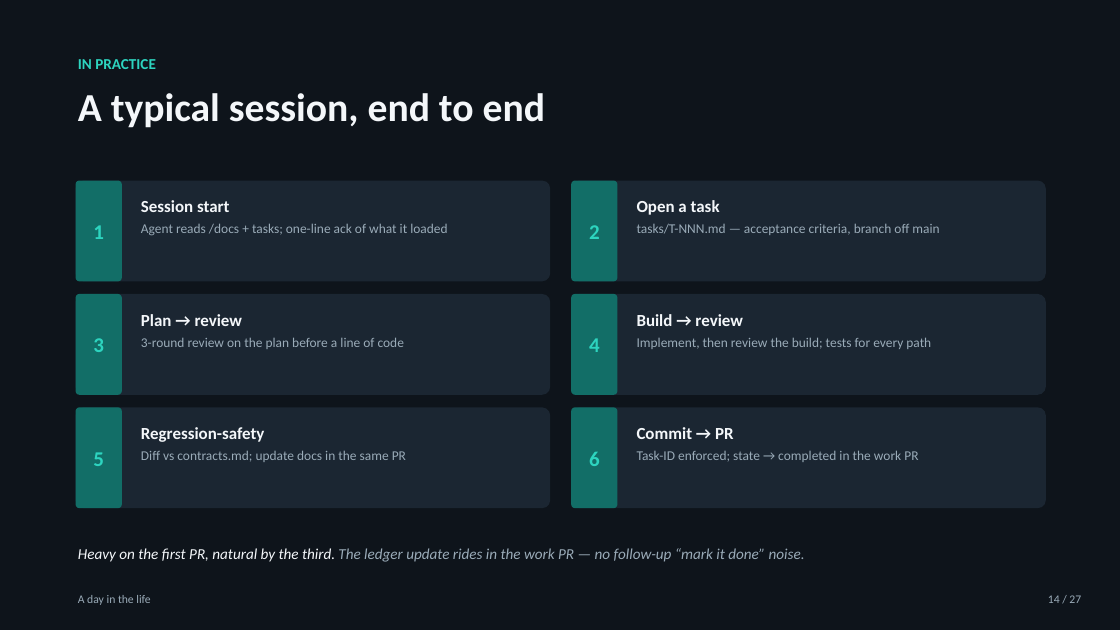
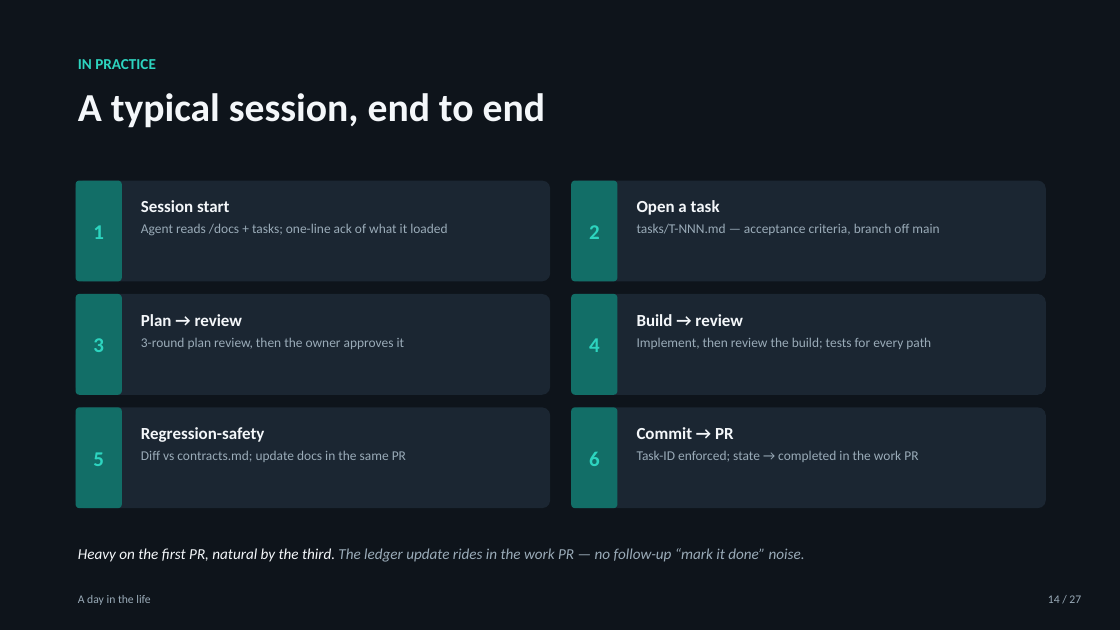
Before and after one commit to drewcurley/agentic-playbook, a slide deck: slide 14 of Agentic-Starter-Overview.pptx. Drawn at 1120x630 pixels with LibreOffice and Linux fonts; fonts in the diff are those of the drawing. Boxes give left, top, right and bottom in pixels: in the first picture for what was removed or moved away, otherwise in the second. Text is boxed around its words. In the diff, an @@ line names an element or a change of style, - is before the commit and + after.

```diff
--- a/Agentic-Starter-Overview.pptx
+++ b/Agentic-Starter-Overview.pptx
@@ text at bbox=[141, 338, 405, 349]: text changed @@
-3-round review on the plan before a line of code
+3-round plan review, then the owner approves it
```
Also in this commit, not shown: 1 other slide changed, 13 other files.
